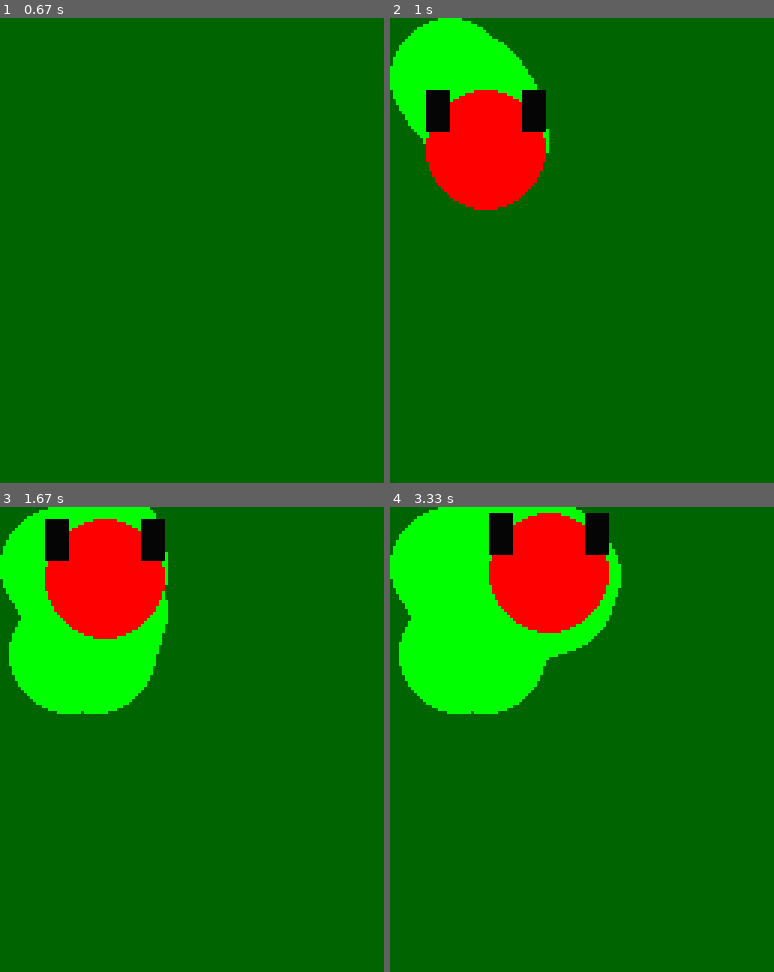
Above: before the commit, frames 1-4 (two rows, left to right).
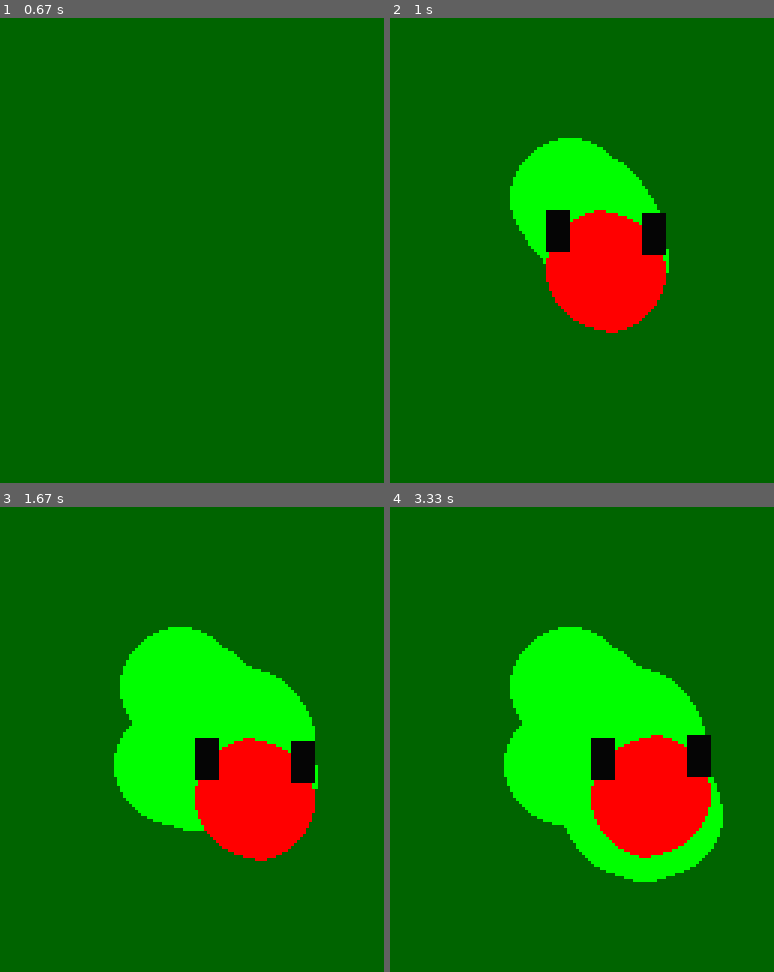
Above: after the commit, the same moments.

Repository: RichardLorenz/Mower
Game: pygame game, started from main.py
Same seed, same stepped clock (60 frames per second), same inputs: the game is played once before the commit and once after it.
Inputs:
- Up to frame 1 (0.67 s): hold Right from 0.33 s (still down)
- Up to frame 2 (1 s): release Right at 0.8 s; hold Up from 0.83 s (still down)
- Up to frame 3 (1.67 s): release Up at 1.3 s
- Up to frame 4 (3.33 s): hold Up 2.83-3.2 s

Frame 1 is identical in both runs. In frame 2, 24% of the frame differs, in the area x 0-73%, y 0-68%; in frame 3, 34%; in frame 4, 40%, in the area x 0-87%, y 0-81%.

Commit message:
moving mower correctly (not really but getting there)

Diff:
--- a/main.py
+++ b/main.py
@@ -76,7 +76,7 @@
 class Mower:
     def __init__(self):
 
-        self.centre = Coord(MOWER_DIAMETER / 2, MOWER_DIAMETER / 2)
+        self.centre = Coord(60, 60)
         self.angle_in_degrees = 0
         self.wheel_angle_in_degrees = -10
         self.base = pg.Surface([MOWER_DIAMETER, MOWER_DIAMETER], pg.SRCALPHA, 32)
@@ -123,22 +123,30 @@
         return lf
 
     def build_image(self):
-        # Get the base image
-        mower_img = self.base
-
-        # Create a rotated front wheel image
-        wheel_img = pg.Surface([WHEEL_SIZE[0] + 2, WHEEL_SIZE[1] + 2], pg.SRCALPHA, 32)
+        # Create a larger surface to accommodate turned wheels
+        mower_img = pg.Surface([MOWER_DIAMETER + 20, MOWER_DIAMETER + 20], pg.SRCALPHA, 32)
+        # Put the bsae mower image on there in the middle
+        mower_img.blit(self.base, (10, 10))
+
+        # Create a rotated front wheel image; make it larger to accommodate turning
+        wheel_img = pg.Surface([WHEEL_SIZE[0] + 6, WHEEL_SIZE[1] + 6], pg.SRCALPHA, 32)
         wheel_img = wheel_img.convert_alpha()
         pg.draw.rect(wheel_img,
                      WHEEL_COLOUR,
-                     (1, 1) + WHEEL_SIZE)
+                     (3, 3) + (WHEEL_SIZE[0] + 3, WHEEL_SIZE[1] + 3))
         wheel_img = pg.transform.rotate(wheel_img, math.radians(self.wheel_angle_in_degrees))
+        # wheel_img = pg.transform.rotate(wheel_img, math.radians(self.angle_in_degrees))
+        # TODO: Fix this - should rotate about mower centre, not about zero; WAIT mower not yet rotated??
 
         # Draw right front wheel on the mower
-        mower_img.blit(wheel_img, self.right_front().coord())
+        mower_img.blit(wheel_img, (self.right_front().x, self.right_front().y))
+        # TODO: Fix the blit coordinates - need to be not the centre but the corner
 
         # Draw left front wheel on the mower
         mower_img.blit(wheel_img, self.left_front().coord())
+
+        # Now rotate mower image
+        mower_img = pg.transform.rotate(mower_img, math.radians(self.angle_in_degrees))
 
         self.image = mower_img
 
@@ -179,7 +187,8 @@
         new_left_back = self.left_back().rotate_about_centre(centre, rotational_angle_in_radians)
         new_left_front = self.left_front().rotate_about_centre(centre, rotational_angle_in_radians)
 
-        self.angle_in_degrees = math.degrees(math.atan((new_left_front.x - new_left_back.x) / (new_left_front.y - new_left_back.y)))
+        self.angle_in_degrees = math.degrees(math.atan((new_left_front.x - new_left_back.x) /
+                                                       (new_left_front.y - new_left_back.y)))
 
     def steer(self, delta_angle_in_degrees):
         # if delta_angle_in_degrees > MAX_STEER_ANGLE_CHANGE:
@@ -259,6 +268,7 @@
         mower.drive()
         print("screen center: ", screen.get_rect().center)
         screen.blit(field.grass, (0, 0))
+        mower.build_image()
         screen.blit(mower.image, (mower.centre - Coord(mower.image.get_width() / 2, mower.image.get_height() / 2)).coord())
 
     # # Show the cut grass
